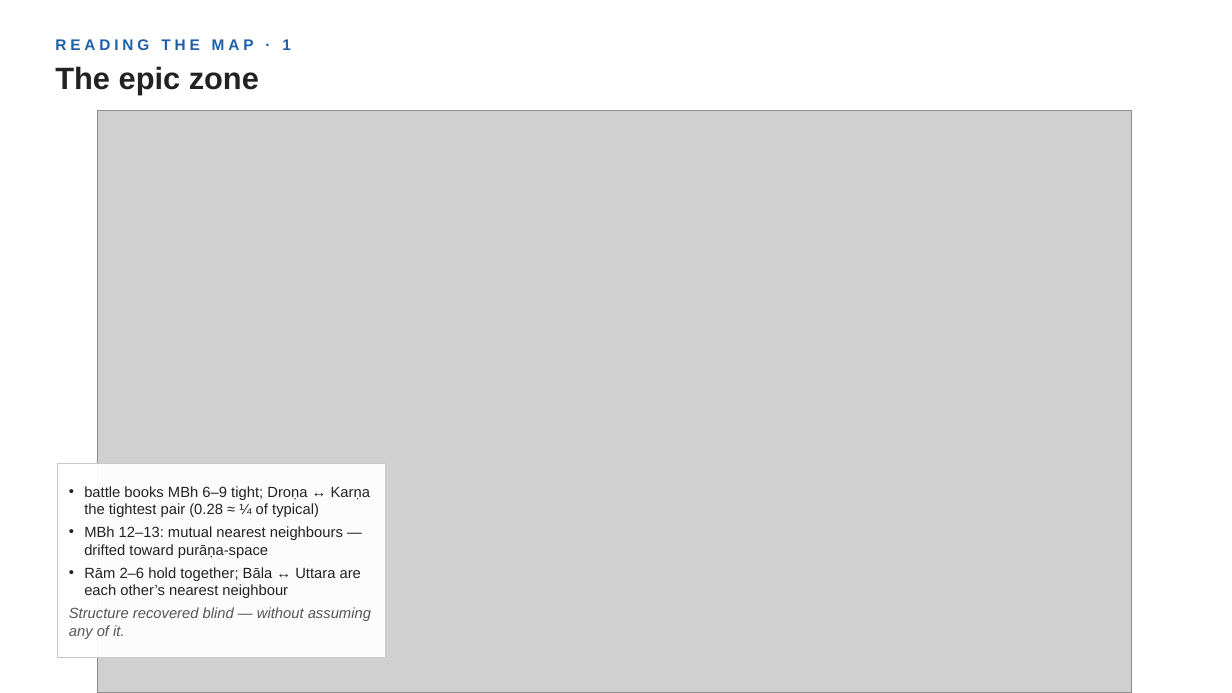
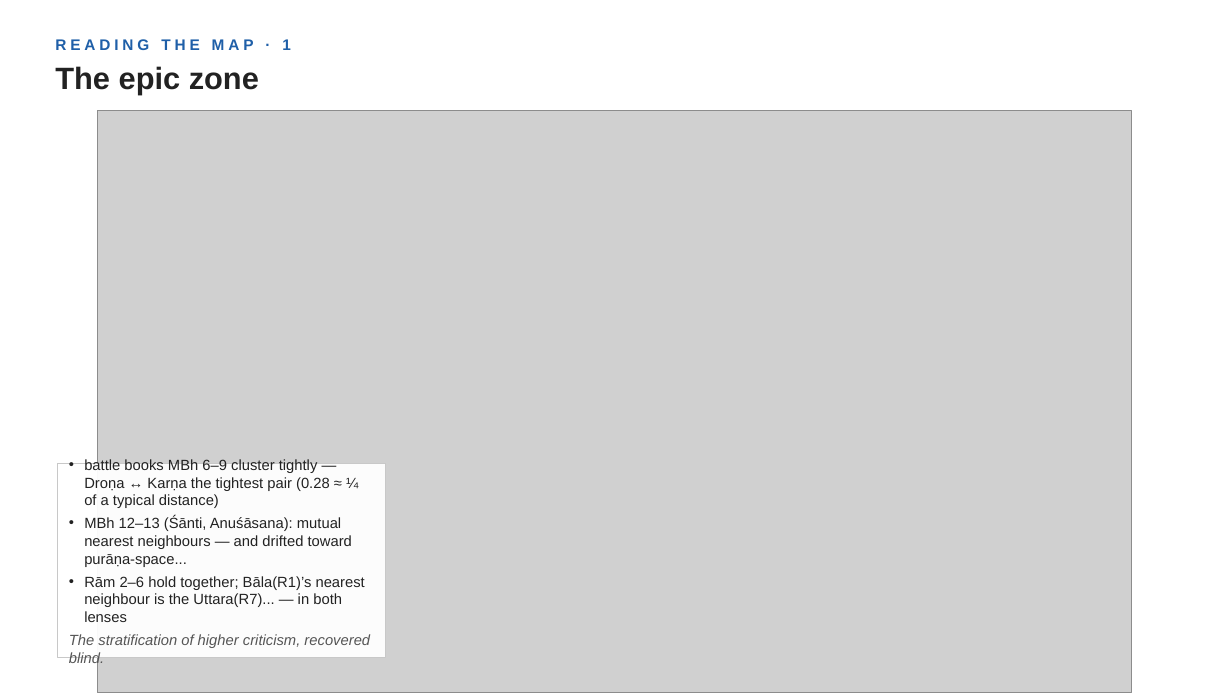
Before and after one commit to kengoharimoto/stylometry-experiments, a slide deck: slide 11 of materials/presentation_2026/chronology_stratification.pptx (slide 10 before the commit). Drawn at 1232x693 pixels with LibreOffice and Linux fonts; fonts in the diff are those of the drawing; grey boxes stand for pictures. Boxes give left, top, right and bottom in pixels: in the first picture for what was removed or moved away, otherwise in the second. Text is boxed around its words. In the diff, an @@ line names an element or a change of style, - is before the commit and + after.

```diff
--- a/materials/presentation_2026/chronology_stratification.pptx
+++ b/materials/presentation_2026/chronology_stratification.pptx
@@ text at <box>69,458,370,666</box>: text changed @@
-• battle books MBh 6–9 tight; Droṇa ↔ Karṇa the tightest pair (0.28 ≈ ¼ of typical)
-• MBh 12–13: mutual nearest neighbours — drifted toward purāṇa-space
-• Rām 2–6 hold together; Bāla ↔ Uttara are each other’s nearest neighbour
-Structure recovered blind — without assuming any of it.
+• battle books MBh 6–9 cluster tightly — Droṇa ↔ Karṇa the tightest pair (0.28 ≈ ¼ of a typical distance)
+• MBh 12–13 (Śānti, Anuśāsana): mutual nearest neighbours — and drifted toward purāṇa-space...
+• Rām 2–6 hold together; Bāla(R1)’s nearest neighbour is the Uttara(R7)... — in both lenses
+The stratification of higher criticism, recovered blind.
```
Also in this commit, not shown: 10 other slides changed, 2 slides added, 1 slide removed, 6 other files.
